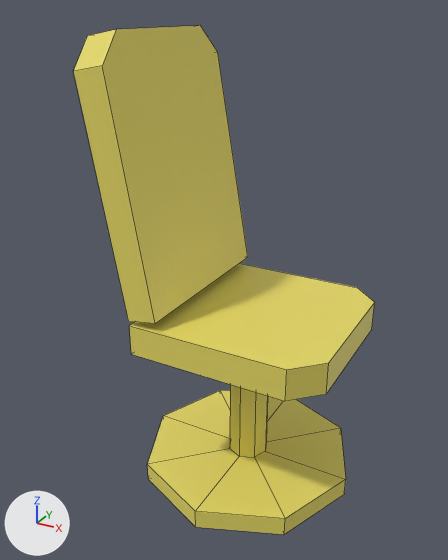
Renders of the FBX model Assets/Meshes/Environment/Chair.fbx from each side of a commit.
Before and after are seen from a 50 mm camera at (0.431, -0.861, 0.785) aimed at (-0.031, -0.021, 0.365). The lights are fixed; the arrows at lower left show +X, +Y and +Z. Mesh edges are drawn as thin lines. Where no turn or scale is listed for an object, it has been applied to the vertices.

Objects in the first picture: 'Chair'.
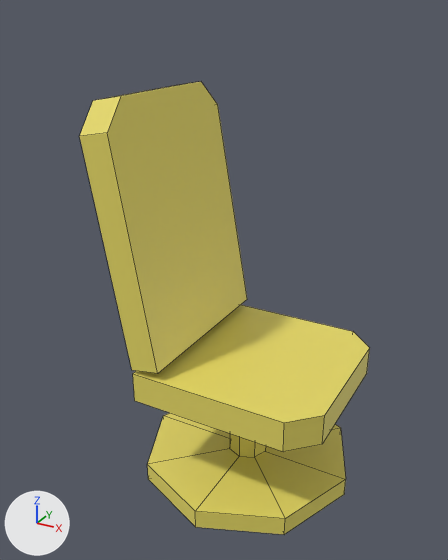
The newer file is also turned or shifted as a whole; pictures and numbers use the older file's frame.

Boxes (x1, y1, x2, y2) around the edits, measured in the pictures (448 x 560 px; the box of a moved part takes in the faces that stretch with it):
'Chair', reshaped (11% shorter)
    before: (74, 25, 375, 534)
    after: (80, 82, 370, 534)
part 1 of me_cube_011, moved or reshaped
    before: (129, 264, 375, 401)
    after: (133, 305, 370, 452)
part 2 of me_cube_011, moved or reshaped
    before: (74, 25, 248, 324)
    after: (80, 82, 247, 373)
part 3 of me_cube_011, moved or reshaped
    before: (230, 384, 268, 457)
    after: (230, 434, 266, 457)

What the commit changed:
me_cube_011 has 64 vertices, 50 faces and spans x -0.203..0.203, y -0.193..0.193, z -0.012..0.757.
me_cube_011 is used by ob_chair; location (0.0, 0.0, 0.0).
Before the commit, vertices of me_cube_011: 25 (0.01, -0.036, 0.266), 27 (-0.016, -0.026, 0.266), 29 (-0.026, 0.0, 0.266), 31 (-0.016, 0.026, 0.266), 33 (0.01, 0.036, 0.266).
Before the commit, vertices of me_cube_011: 35 (0.036, 0.026, 0.266), 37 (0.046, 0.0, 0.266), 39 (0.036, -0.026, 0.266).
me_cube_011 part 1: the loose piece of 12 vertices spanning x -0.127..0.192, y -0.16..0.16, z 0.265..0.318 is moved by (0.0, 0.0, -0.091).
me_cube_011 part 2: the loose piece of 12 vertices spanning x -0.203..-0.076, y -0.16..0.16, z 0.325..0.757 is moved by (0.0, 0.0, -0.091).
Part 3, on me_cube_011:
Vertices 25, 27, 29, 31, 33, 35, 37, 39 of me_cube_011 move by (0.0, 0.0, -0.049).
